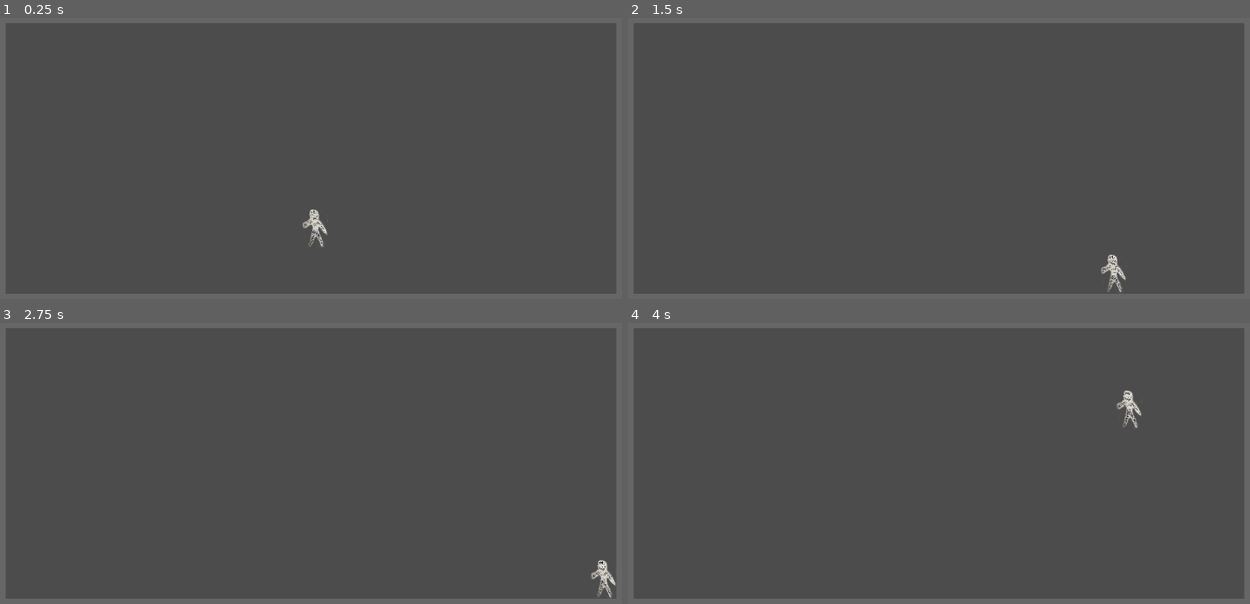
Above: before the commit, frames 1-4 (two rows, left to right).
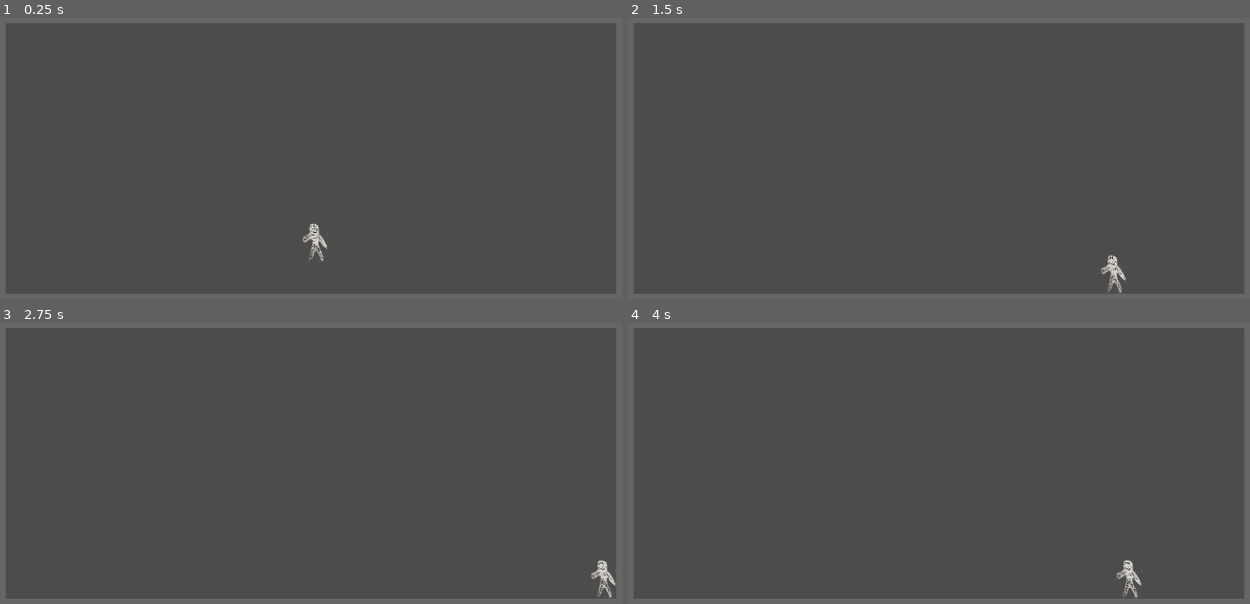
Above: after the commit, the same moments.

Repository: glitchcore/pick-the-lock
Game: Godot game, scene res://Scenes/TestScene.tscn
Two runs of this game, one before a commit and one after it. Both use one fixed random seed, a clock stepped at 60 frames per second and the inputs below. The project has no main scene, so this scene is started directly.
Inputs:
- Up to frame 1 (0.25 s): no input
- Up to frame 2 (1.5 s): hold Right (ui_right) 0.53-1.28 s; hold Down (ui_down) from 1.28 s (still down)
- Up to frame 3 (2.75 s): tap Enter at 2 s; release Down (ui_down) at 2.03 s; hold Right (ui_right) from 2.03 s (still down)
- Up to frame 4 (4 s): release Right (ui_right) at 2.78 s; hold Up (ui_up) 2.78-3.53 s; hold Left (ui_left) from 3.53 s (still down)

The runs differ from the first frame. In frame 1, 0.4% of the frame differs, in the area x 48-53%, y 68-87%; in frame 2, 0.1%; in frame 3, less than 0.1%; in frame 4, 0.5%, in the area x 78-83%, y 23-98%.

Commit message:
add gravity and ui direction masking

Diff:
--- a/Actors/Player.gd
+++ b/Actors/Player.gd
@@ -2,17 +2,22 @@
 
 var velocity = Vector2.ZERO
 export var speed = Vector2(20000, 20000)
+export var gravity = 5000
 
 func _ready() -> void:
 	pass
 
 func _physics_process(delta: float) -> void:
-	var ui_speed = Vector2.ZERO
-	ui_speed.x = (Input.get_action_strength("ui_right")
+	var ui_direction = Vector2.ZERO
+	ui_direction.x = (Input.get_action_strength("ui_right")
 		- Input.get_action_strength("ui_left"))
-	ui_speed.y = (Input.get_action_strength("ui_down")
+	ui_direction.y = (Input.get_action_strength("ui_down")
 		- Input.get_action_strength("ui_up"))
 
-	velocity = speed * ui_speed * delta
+	var ui_mask = Vector2(1, 0)
+	var gravity_mask = Vector2(0, 1)
+
+	velocity = (speed * ui_direction * ui_mask +
+		gravity * gravity_mask) * delta
 
 	velocity = move_and_slide(velocity)
